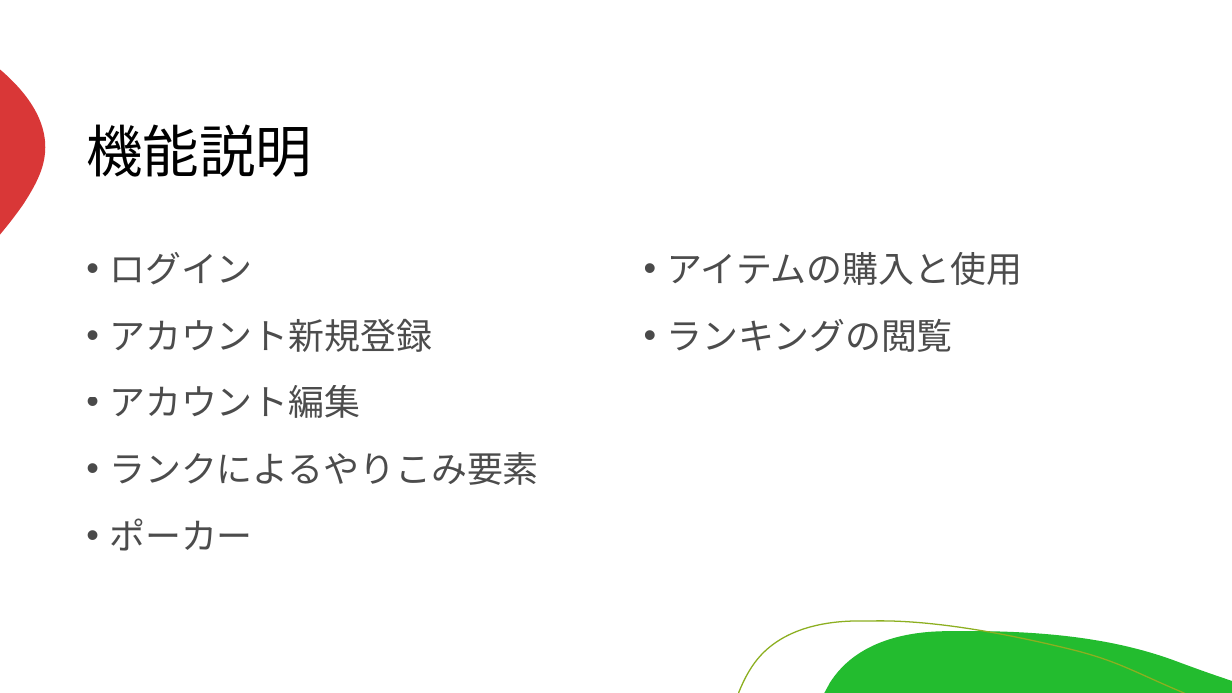
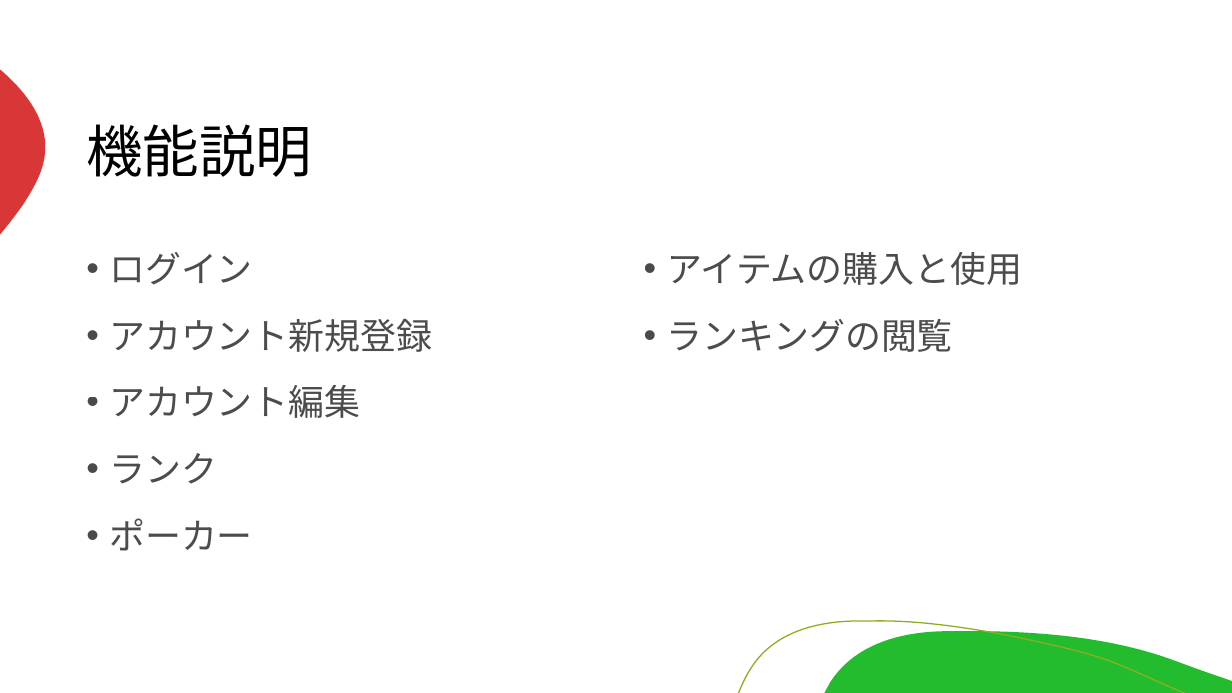
Before and after one commit to miyagiryusei/Excel, a slide deck: slide 6 of 発表資料.pptx. Drawn at 1232x693 pixels with LibreOffice and Linux fonts; fonts in the diff are those of the drawing. Boxes give left, top, right and bottom in pixels: in the first picture for what was removed or moved away, otherwise in the second. Text is boxed around its words. In the diff, an @@ line names an element or a change of style, - is before the commit and + after.

```diff
--- a/発表資料.pptx
+++ b/発表資料.pptx
@@ text at <box>109,453,217,484</box>: text changed @@
-• ランクによるやりこみ要素
+• ランク
```
Also in this commit, not shown: 2 other slides changed.
